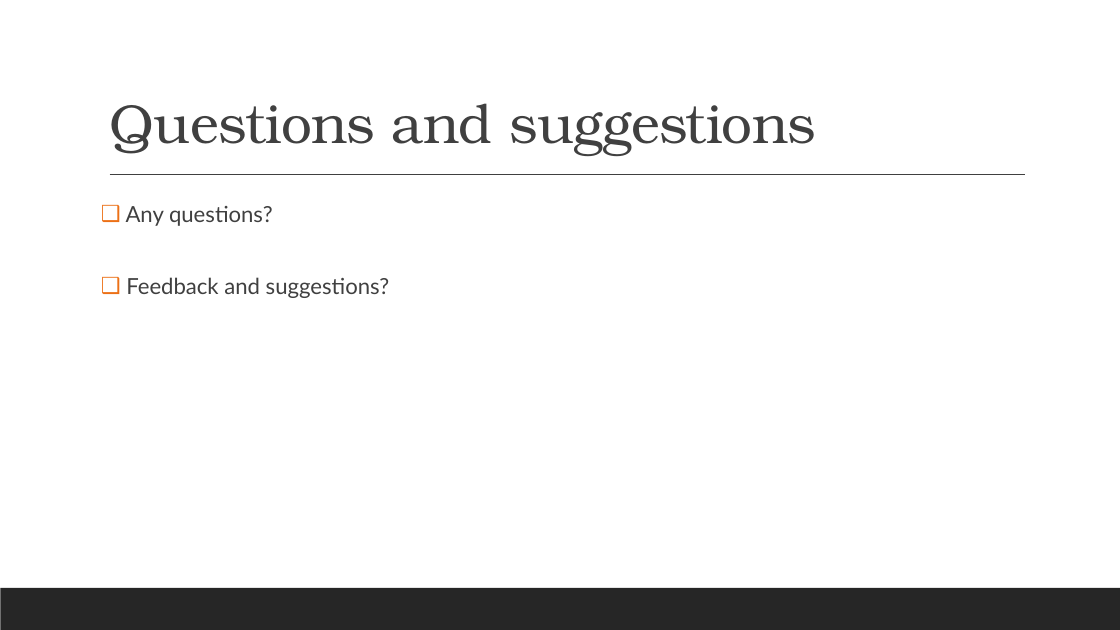
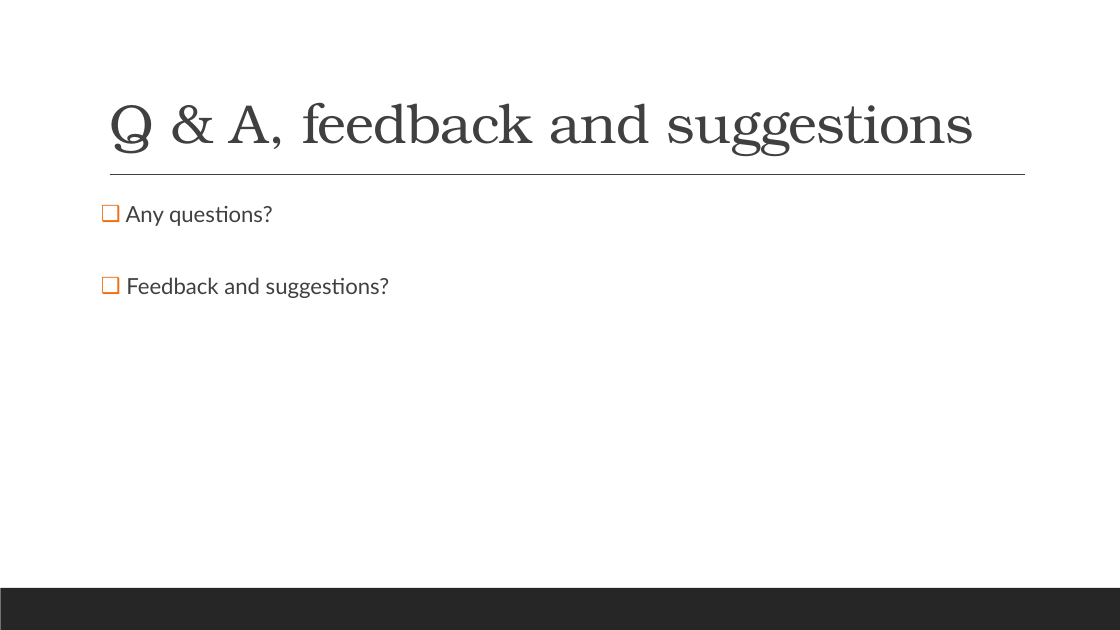
Before and after one commit to n3rub1/python_section_2, a slide deck: slide 11 of Error Ellipses.pptx (slide 10 before the commit). Drawn at 1120x630 pixels with LibreOffice and Linux fonts; fonts in the diff are those of the drawing. Boxes give left, top, right and bottom in pixels: in the first picture for what was removed or moved away, otherwise in the second. Text is boxed around its words. In the diff, an @@ line names an element or a change of style, - is before the commit and + after.

```diff
--- a/Error Ellipses.pptx
+++ b/Error Ellipses.pptx
@@ title at <box>109,102,973,156</box>: text changed @@
-Questions and suggestions
+Q & A, feedback and suggestions
```
Also in this commit, not shown: 1 other slide changed, 1 slide added, 2 other files.
